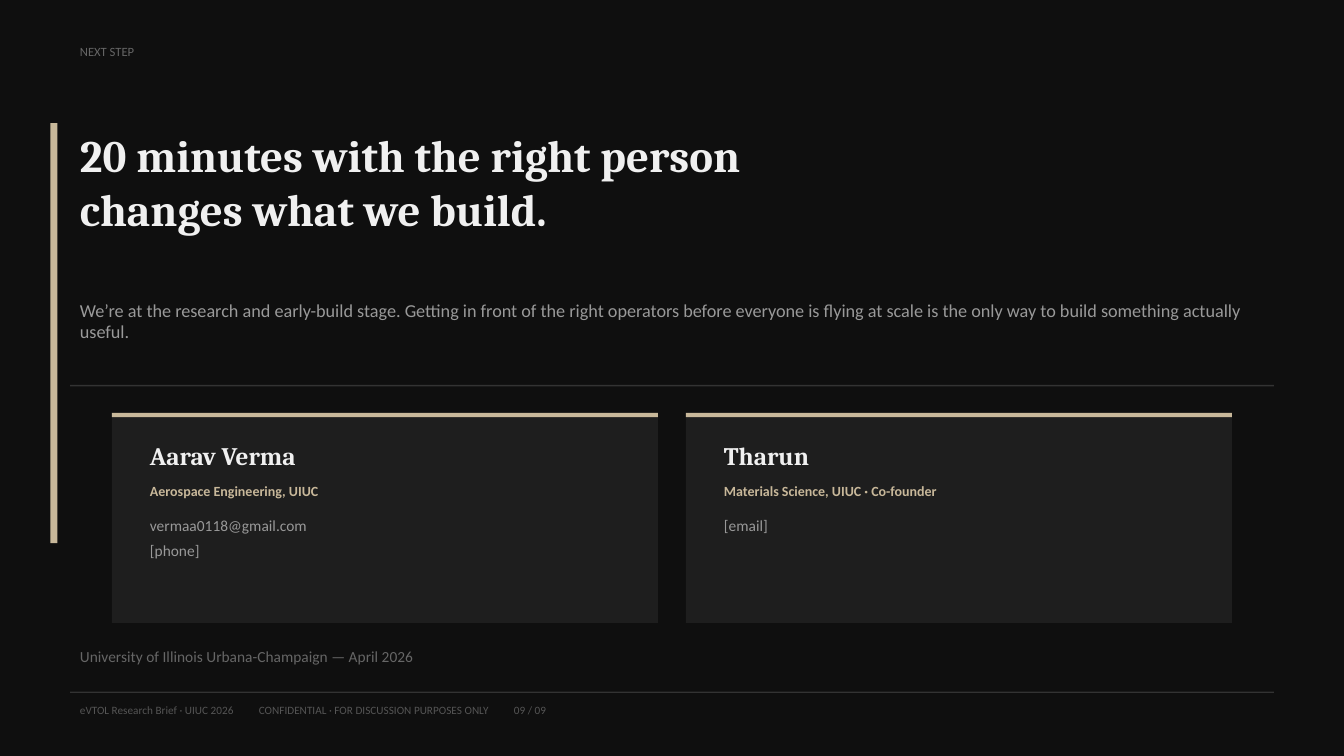
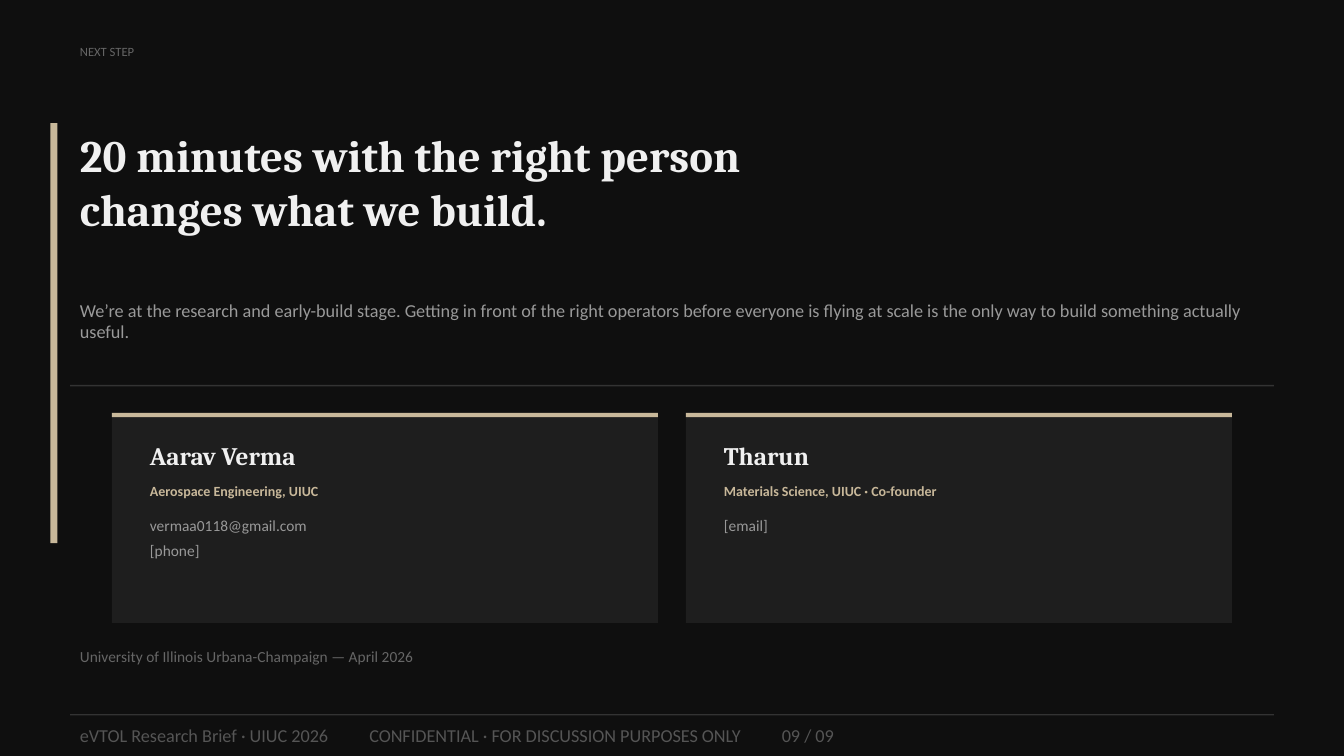
Before and after one commit to Verma0118/volant, a slide deck: slide 9 of Product/StartupPitchDeck.pptx. Drawn at 1344x756 pixels with LibreOffice and Linux fonts; fonts in the diff are those of the drawing. Boxes give left, top, right and bottom in pixels: in the first picture for what was removed or moved away, otherwise in the second. Text is boxed around its words. In the diff, an @@ line names an element or a change of style, - is before the commit and + after.

```diff
--- a/Product/StartupPitchDeck.pptx
+++ b/Product/StartupPitchDeck.pptx
@@ rectangle: place and size @@
-rectangle at box(70, 692, 1273, 693)
+rectangle at box(70, 714, 1273, 715)
@@ text "eVTOL Research Brief · UIUC ...": place and size @@
-text "eVTOL Research Brief · UIUC ..." at box(80, 706, 546, 714)
+text "eVTOL Research Brief · UIUC ..." at box(80, 729, 833, 742)
@@ text "eVTOL Research Brief · UIUC ..." at box(80, 729, 833, 742): size 8 to 13 pt @@
```
Also in this commit, not shown: 8 other slides changed, 4 other files.
